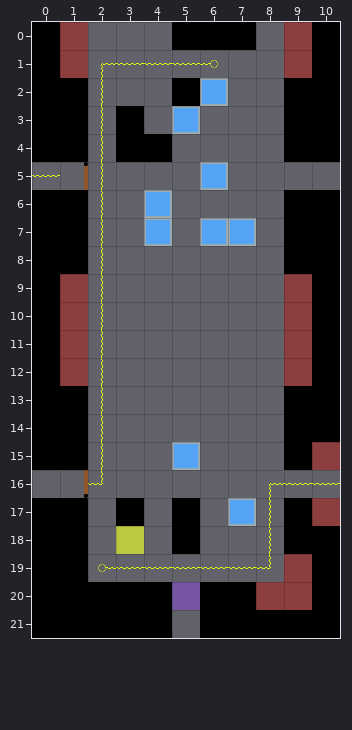
An edit to a level. Tiled map (JSON), Assets/Level_Editor/TileMap/Room_45.tmj. That is the earlier state.
Cells are 32x32 px. Shown: x 0..10, y 0..21.
Now the later version:
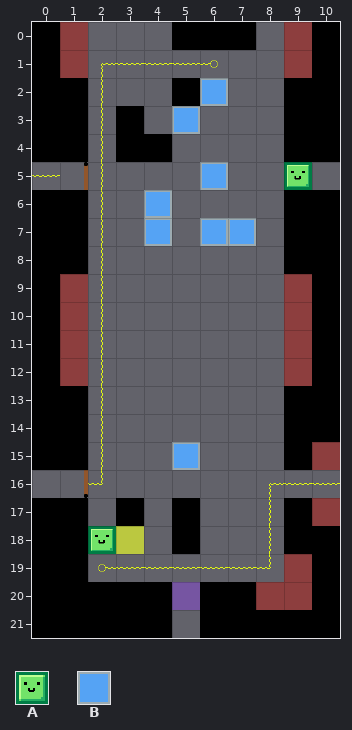
Key: from "tileSet": A 31, B 45.
_ is an empty cell, . an unchanged one.
Tiles of an added or newly shown layer are drawn over the layers below it.
Difference:
--- layer "Blocks"
@@ x 9..9 @@
- 5 _
+ 5 A
@@ x 7..7 @@
-17 B
+17 _
--- layer "Player" (now shown)
@@ x 2..2 @@
-18 _
+18 A
Pixel boxes of the changes (left, top, right, bottom) in both pictures:
added: (284, 162, 312, 190)
removed: (228, 498, 256, 526)
added: (88, 526, 116, 554)
